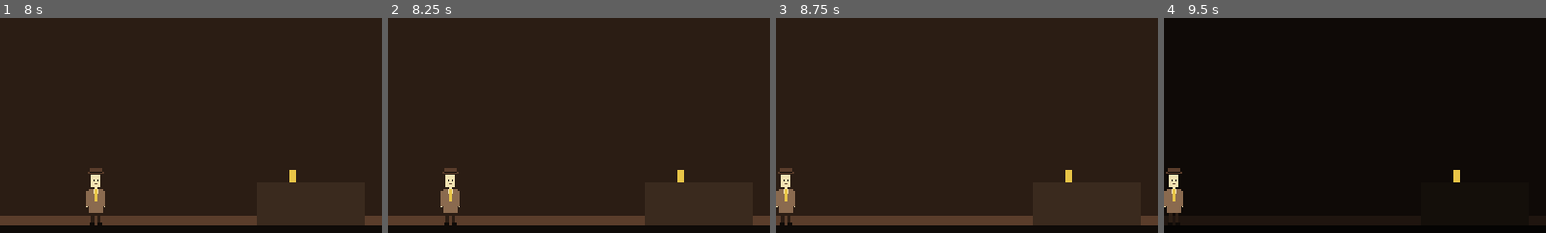
Above: before the commit, frames 1-4 (left to right).
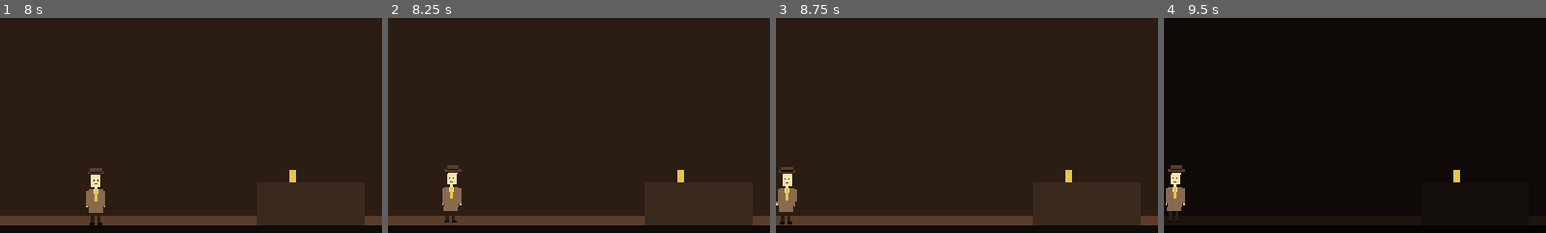
Above: after the commit, the same moments.

Repository: beratakkuloglu/darkfiles
Game: Godot game, scene res://scenes/main.tscn
Two runs of this game, one before a commit and one after it. Both use one fixed random seed, a clock stepped at 60 frames per second and the inputs below.
Inputs (mouse positions are % of the whole screen's width and height, from its top left):
- Up to frame 1 (8 s): click "Defter" at 0.5 s; click "Oscar'ın Gözü (3)" at 1.25 s; tap Enter at 2, 2.1, 4.25, 5.1 s; move the mouse to (72, 45) at 2.02 s; hold Right (ui_right) 2.03-2.78 s; click (72, 45) at 2.17 s; tap Space at 2.27, 3.02, 3.5, 4.52, 5, 5.27 s; move the mouse to (30, 55) at 2.77 s; hold Left (ui_left) 2.78-3.53 s; tap E at 2.85 s; move the mouse to (60, 28) at 3.52 s; hold Right (ui_right) 3.53-5.03 s; tap Q at 3.6 s; move the mouse to (45, 70) at 4.27 s; tap Tab at 4.35 s; click (45, 70) at 4.42 s; move the mouse to (80, 65) at 5.02 s; hold Left (ui_left) 5.03-5.75 s; click "Maya'ya sor (ipucu)" at 5.75 s; click "Dedüksiyon tahtası: iki ipucu…" at 6.5 s; click "Kapat" at 7.25 s
- Up to frame 2 (8.25 s): tap Enter at 8 s; move the mouse to (20, 35) at 8.02 s; hold Left (ui_left) from 8.03 s (still down); tap E at 8.1 s
- Up to frame 3 (8.75 s): keep holding Left (ui_left); tap Space at 8.27 s
- Up to frame 4 (9.5 s): keep holding Left (ui_left); move the mouse to (55, 50) at 8.77 s; tap Q at 8.85 s; click (55, 50) at 8.92 s
The pictures show only the part of the screen within x 0-50%, y 32-82%; the shares and areas given below are measured in that part.

Frame 1 is identical in both runs. In frame 2, 0.5% of the frame differs, in the area x 13-20%, y 68-97%; in frame 3, 0.3%; in frame 4, 0.4%.

Commit message:
Yürürken basit zıplama animasyonu
Co-Authored-By: Claude Opus 5.5 <noreply@anthropic.com>
Claude-Session: https://claude.ai/code/session_01P7wvy34492GasLgDgVuAX2

Diff:
--- a/scripts/main.gd
+++ b/scripts/main.gd
@@ -35,6 +35,7 @@
 var room_layer: Node2D
 var player: Node2D
 var player_sprite: TextureRect
+var walk_time: float = 0.0
 var camera: Camera2D
 var target_x: float = -1.0
 var pending_action: Callable = Callable()
@@ -363,6 +364,7 @@
 # ---------------------------------------------------------------- hareket ve girdi
 
 func _process(delta: float) -> void:
+	_bob(delta)
 	if busy:
 		return
 	var dir := 0.0
@@ -422,6 +424,23 @@
 				walk_to(float(o["x"]), _interact.bind(o))
 				return
 		walk_to(pos.x, Callable())
+
+
+## Animasyon kareleri gelene kadar: yürürken hafif zıplama ve sallanma.
+func _bob(delta: float) -> void:
+	if not player_sprite:
+		return
+	var moving := not busy and (target_x >= 0.0 or Input.is_action_pressed("ui_left") or Input.is_action_pressed("ui_right") or Input.is_key_pressed(KEY_A) or Input.is_key_pressed(KEY_D))
+	var base_y := -player_sprite.size.y
+	if moving:
+		walk_time += delta * 10.0
+		player_sprite.position.y = base_y - absf(sin(walk_time)) * 2.0
+		player_sprite.pivot_offset = Vector2(player_sprite.size.x / 2.0, player_sprite.size.y)
+		player_sprite.rotation = sin(walk_time) * 0.04
+	else:
+		walk_time = 0.0
+		player_sprite.position.y = base_y
+		player_sprite.rotation = 0.0
 
 
 func _face(dir: float) -> void:
